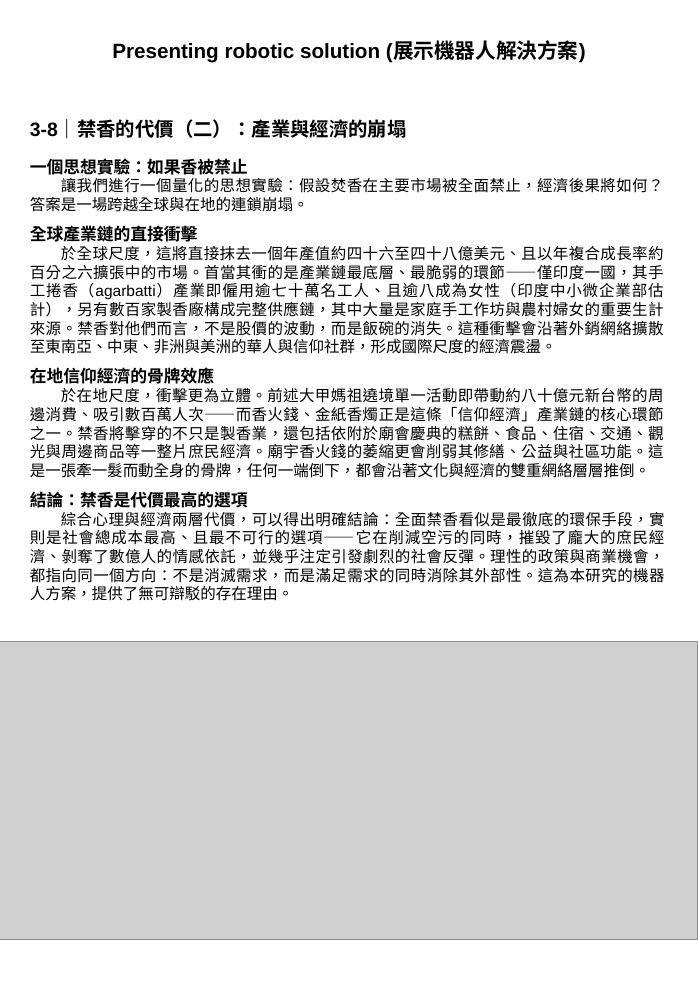
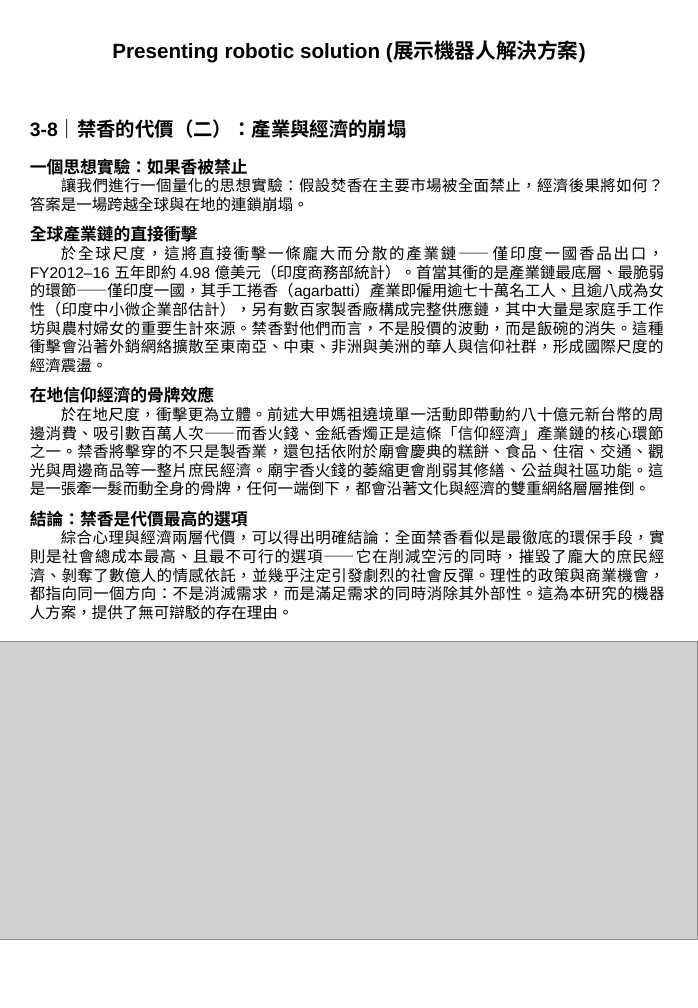
Before and after one commit to feihong9487/WRO2026, a slide deck: slide 13 of 簡報/未來新創家＿高中職組_v2.pptx. Drawn at 698x1008 pixels with LibreOffice and Linux fonts; fonts in the diff are those of the drawing; grey boxes stand for pictures. Boxes give left, top, right and bottom in pixels: in the first picture for what was removed or moved away, otherwise in the second. Text is boxed around its words. In the diff, an @@ line names an element or a change of style, - is before the commit and + after.

```diff
--- a/簡報/未來新創家＿高中職組_v2.pptx
+++ b/簡報/未來新創家＿高中職組_v2.pptx
@@ text at <box>30,244,664,373</box>: text changed @@
-於全球尺度，這將直接抹去一個年產值約四十六至四十八億美元、且以年複合成長率約百分之六擴張中的市場。首當其衝的是產業鏈最底層、最脆弱的環節——僅印度一國，其手工捲香（agarbatti）產業即僱用逾七十萬名工人、且逾八成為女性（印度中小微企業部估計），另有數百家製香廠構成完整供應鏈，其中大量是家庭手工作坊與農村婦女的重要生計來源。禁香對他們而言，不是股價的波動，而是飯碗的消失。這種衝擊會沿著外銷網絡擴散至東南亞、中東、非洲與美洲的華人與信仰社群，形成國際尺度的經濟震盪。
+於全球尺度，這將直接衝擊一條龐大而分散的產業鏈——僅印度一國香品出口，FY2012–16 五年即約 4.98 億美元（印度商務部統計）。首當其衝的是產業鏈最底層、最脆弱的環節——僅印度一國，其手工捲香（agarbatti）產業即僱用逾七十萬名工人、且逾八成為女性（印度中小微企業部估計），另有數百家製香廠構成完整供應鏈，其中大量是家庭手工作坊與農村婦女的重要生計來源。禁香對他們而言，不是股價的波動，而是飯碗的消失。這種衝擊會沿著外銷網絡擴散至東南亞、中東、非洲與美洲的華人與信仰社群，形成國際尺度的經濟震盪。
```
Also in this commit, not shown: 4 other slides changed, 9 other files.
